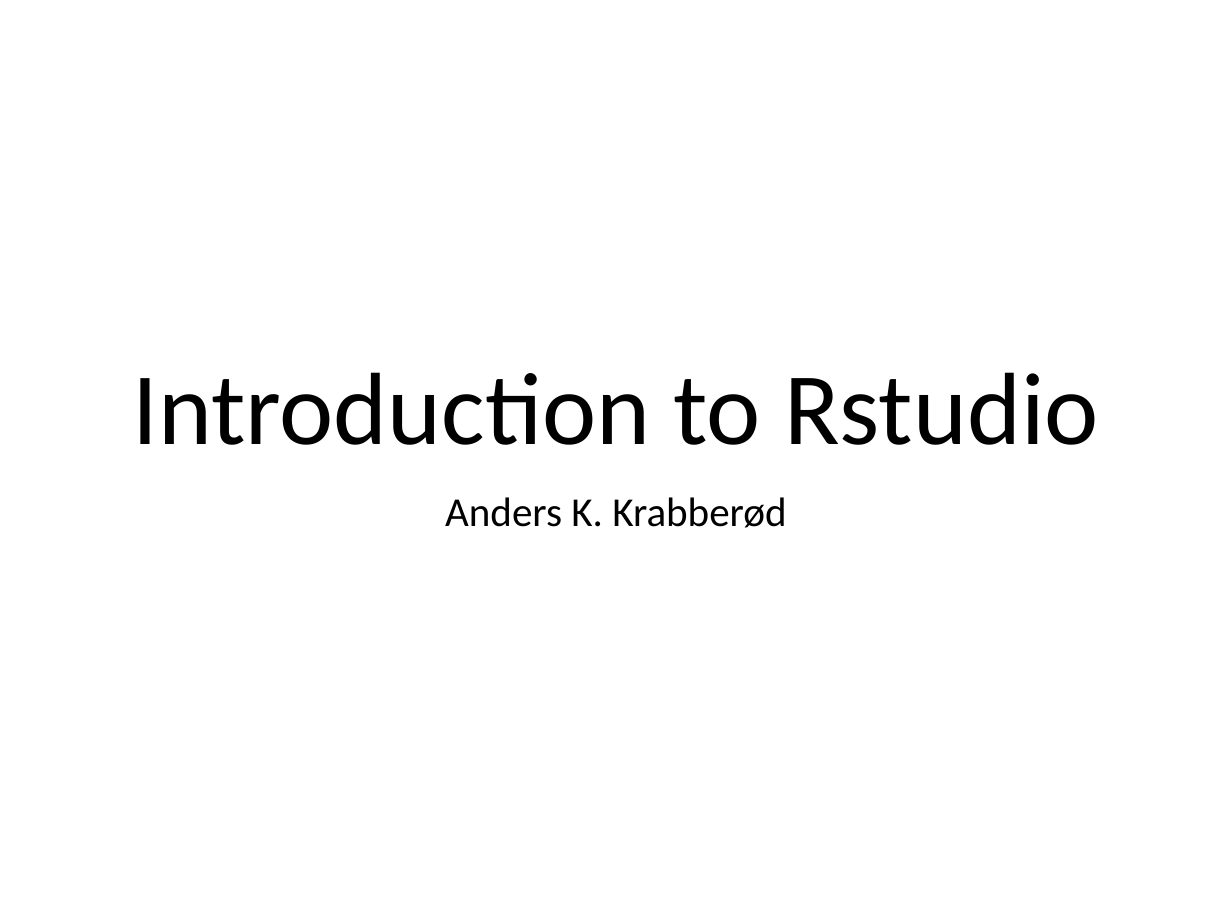
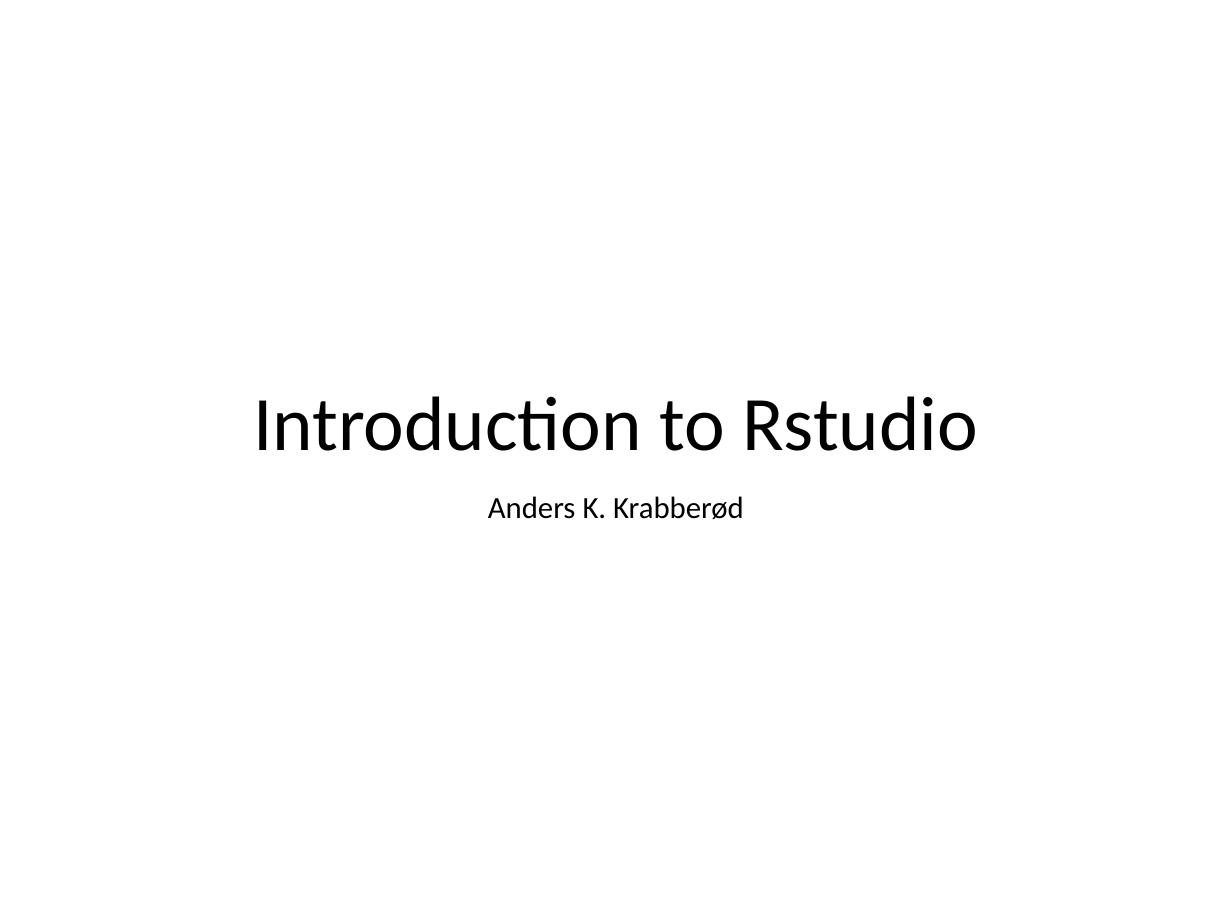
Before and after one commit to krabberod/AeN-workshop-2020, a slide deck: slide 1 of Intro to Rstudio/RStudio_intro.pptx. Drawn at 1232x924 pixels with LibreOffice and Linux fonts; fonts in the diff are those of the drawing. Boxes give left, top, right and bottom in pixels: in the first picture for what was removed or moved away, otherwise in the second. Text is boxed around its words. In the diff, an @@ line names an element or a change of style, - is before the commit and + after.

```diff
--- a/Intro to Rstudio/RStudio_intro.pptx
+++ b/Intro to Rstudio/RStudio_intro.pptx
@@ title "Introduction to Rstudio": place and size @@
-title "Introduction to Rstudio" at box(133, 372, 1098, 445)
+title "Introduction to Rstudio" at box(253, 396, 978, 451)
@@ title "Introduction to Rstudio" at box(253, 396, 978, 451): size 60 to 45 pt @@
@@ subtitle "Anders K. Krabberød" at box(488, 496, 744, 519): size 24 to 18 pt; less space between paragraphs @@
```
Also in this commit, not shown: 15 other slides changed, 2 slides added, 3 other files.
